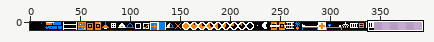
Pixel-art file: assets/gfx/tiles.aseprite. The first picture is a wide view before the edit; the outline marks the close-up.
Close-up. As it was:
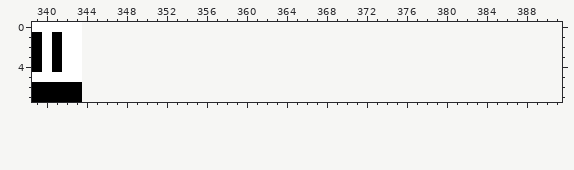
344x8 pixels, 1 frame. Shown: x 339..391, y 0..7. The old version is drawn lined up with the new one, on the new canvas.
And afterwards:
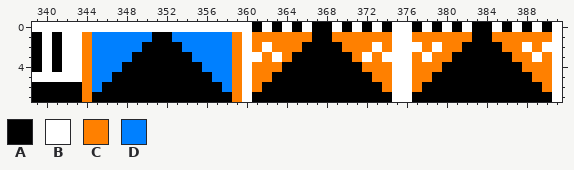
Palette (. is transparent): A #000000  B #ffffff  C #ff8000  D #0080ff
From old to new:
canvas 344x8 -> 392x8
Changed rows in their new state; - is an unchanged pixel.
first column x 344:
0 BBBBBBBBBBBBBBBBBABABABAABABABABBABABABAABABABAB
1 CDDDDDDAADDDDDDCBCCCCCCAACCCCCCBBCCCCCCAACCCCCCB
2 CDDDDDAAAADDDDDCBCBCCCAAAACCCBCBBBCBCCAAAACCBCBB
3 CDDDDAAAAAADDDDCBBCBCAAAAAACBCBBBCBCCAAAAAACCBCB
4 CDDDAAAAAAAADDDCBCCCAAAAAAAACCCBBCCCAAAAAAAACCCB
5 CDDAAAAAAAAAADDCBCCAAAAAAAAAACCBBCCAAAAAAAAAACCB
6 CDAAAAAAAAAAAADCBCAAAAAAAAAAAACBBCAAAAAAAAAAAACB
7 CAAAAAAAAAAAAAACBAAAAAAAAAAAAAABBAAAAAAAAAAAAAAB
Where, in picture pixels (left, top, right, bottom), the same in both close-ups:
added: (82, 22, 562, 102)
